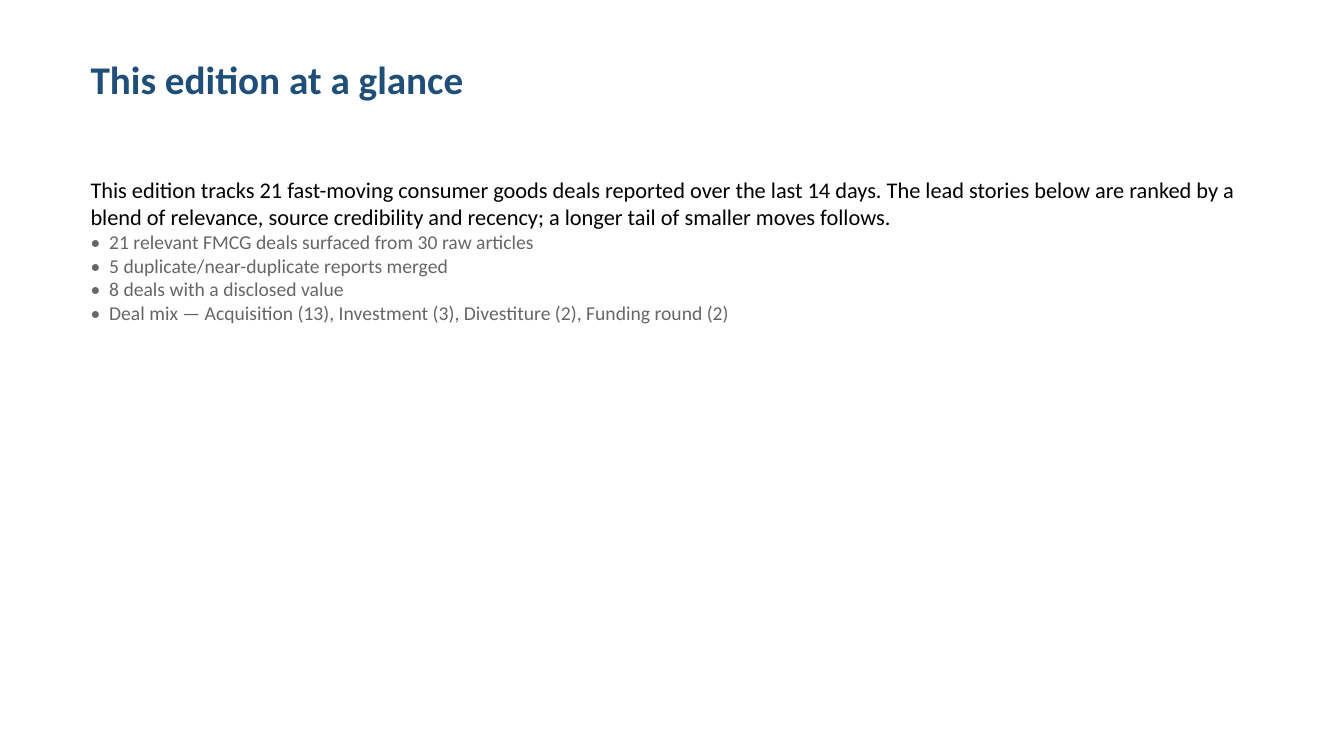
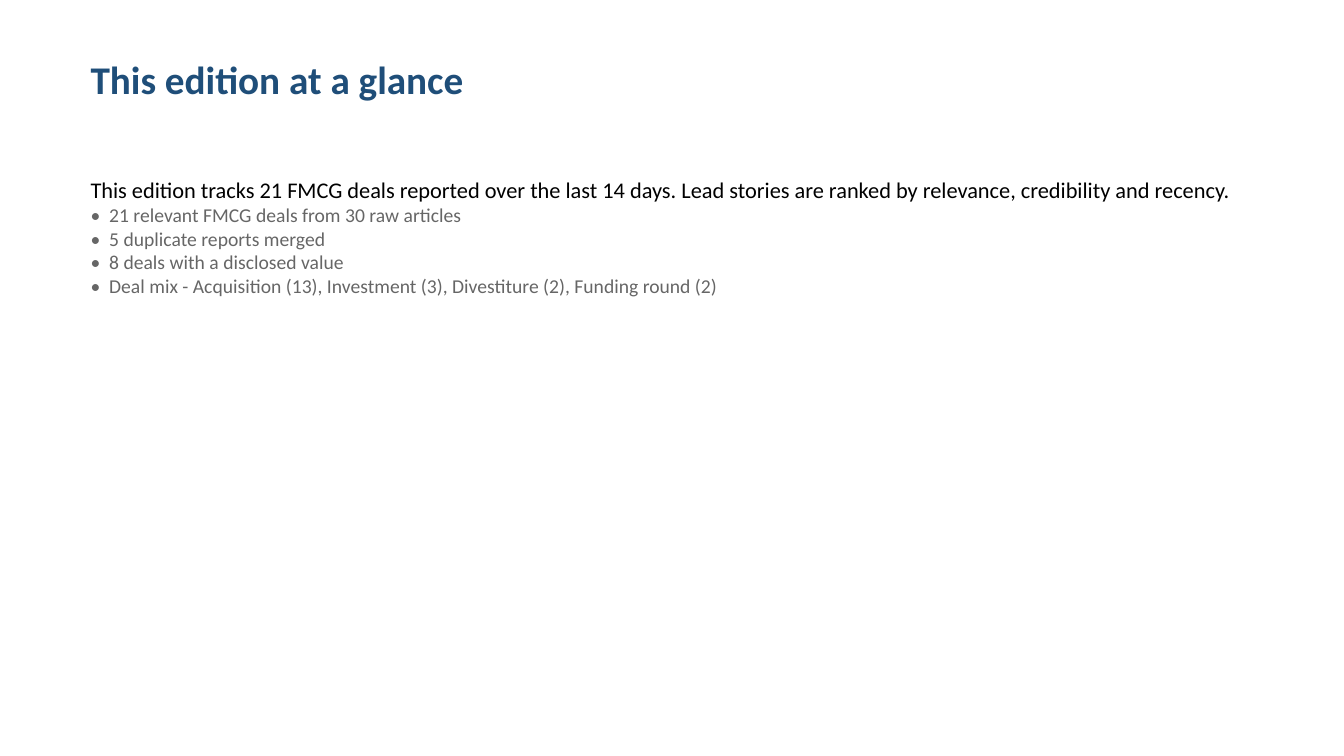
Before and after one commit to Aviral-77/beroni, a slide deck: slide 2 of data/outputs/fmcg_newsletter_20260621.pptx. Drawn at 1344x756 pixels with LibreOffice and Linux fonts; fonts in the diff are those of the drawing. Boxes give left, top, right and bottom in pixels: in the first picture for what was removed or moved away, otherwise in the second. Text is boxed around its words. In the diff, an @@ line names an element or a change of style, - is before the commit and + after.

```diff
--- a/data/outputs/fmcg_newsletter_20260621.pptx
+++ b/data/outputs/fmcg_newsletter_20260621.pptx
@@ text at (91, 182, 1230, 250): text changed @@
-This edition tracks 21 fast-moving consumer goods deals reported over the last 14 days. The lead stories below are ranked by a blend of relevance, source credibility and recency; a longer tail of smaller moves follows.
-• 21 relevant FMCG deals surfaced from 30 raw articles
-• 5 duplicate/near-duplicate reports merged
+This edition tracks 21 FMCG deals reported over the last 14 days. Lead stories are ranked by relevance, credibility and recency.
+• 21 relevant FMCG deals from 30 raw articles
+• 5 duplicate reports merged
@@ text at (109, 279, 717, 297): text changed @@
-• Deal mix — Acquisition (13), Investment (3), Divestiture (2), Funding round (2)
+• Deal mix - Acquisition (13), Investment (3), Divestiture (2), Funding round (2)
```
Also in this commit, not shown: 1 other slide changed, 22 other files.
